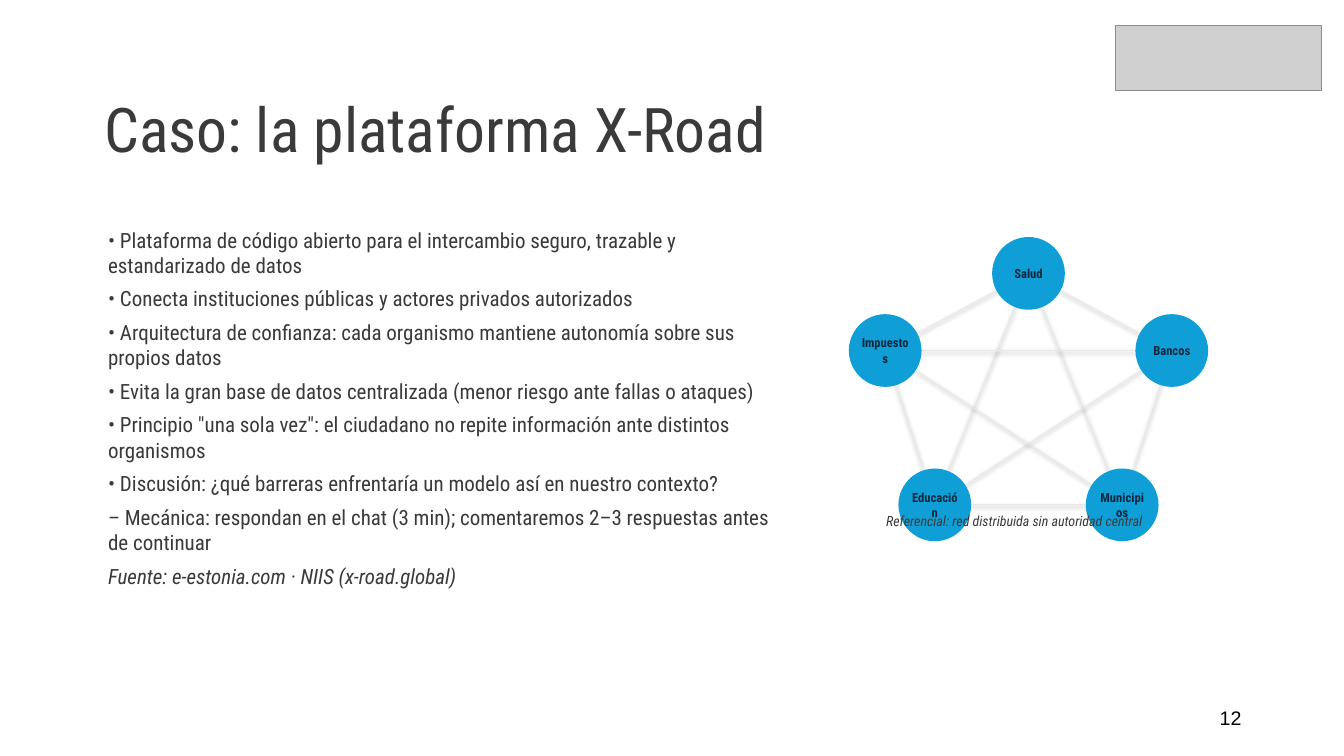
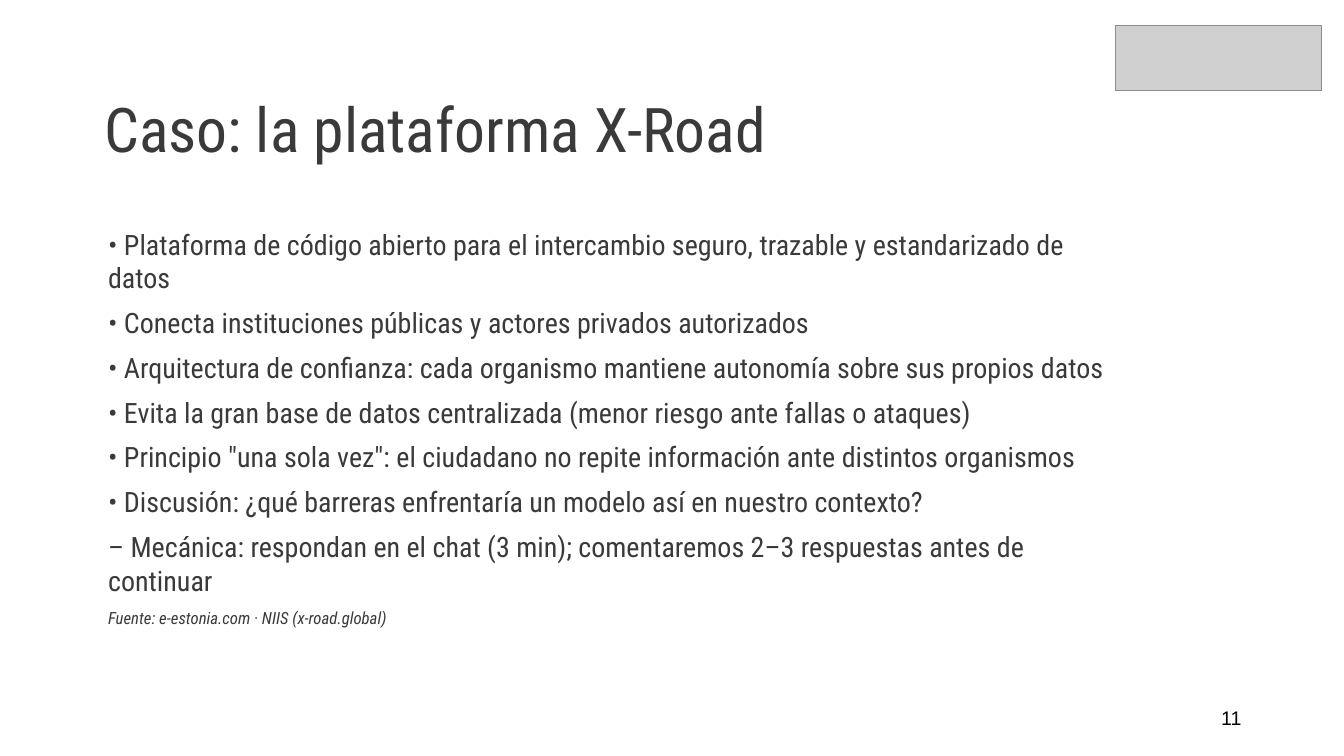
Before and after one commit to diegozamoranoWP/Diplomado-PUCV, a slide deck: slide 11 of Modulo_3_Transformacion_Digital/Clase_1_Transformacion_Digital.pptx (slide 12 before the commit). Drawn at 1344x756 pixels with LibreOffice and Linux fonts; fonts in the diff are those of the drawing; grey boxes stand for pictures. Boxes give left, top, right and bottom in pixels: in the first picture for what was removed or moved away, otherwise in the second. Text is boxed around its words. In the diff, an @@ line names an element or a change of style, - is before the commit and + after.

```diff
--- a/Modulo_3_Transformacion_Digital/Clase_1_Transformacion_Digital.pptx
+++ b/Modulo_3_Transformacion_Digital/Clase_1_Transformacion_Digital.pptx
@@ text "• Plataforma de código abierto ..." at [108, 233, 1103, 592]: size 15 to 20 pt; size 15 to 12 pt in "Fuente: e-estonia.com · NIIS (x-road.global)"; more space between paragraphs @@
@@ ellipse removed at [992, 237, 1065, 310] @@
-Salud
@@ line removed from (1028, 273) to (885, 351) @@
@@ line removed from (1028, 273) to (935, 505) @@
@@ line removed from (1028, 273) to (1173, 351) @@
@@ line removed from (1028, 273) to (1122, 505) @@
@@ ellipse removed at [849, 315, 922, 387] @@
-Impuestos
@@ ellipse removed at [1135, 315, 1208, 387] @@
-Bancos
@@ line removed from (1173, 351) to (885, 351) @@
@@ line removed from (1122, 505) to (885, 351) @@
@@ line removed from (935, 505) to (885, 351) @@
@@ line removed from (1173, 351) to (935, 505) @@
@@ line removed from (1173, 351) to (1122, 505) @@
@@ ellipse removed at [898, 469, 971, 541] @@
-Educación
@@ ellipse removed at [1086, 469, 1158, 541] @@
-Municipios
@@ line removed from (1122, 505) to (935, 505) @@
@@ text removed at [886, 513, 1143, 530] @@
-Referencial: red distribuida sin autoridad central
@@ text at [1221, 711, 1241, 725]: text changed @@
-12
+11
```
Also in this commit, not shown: 31 other slides changed, 1 slide removed.
